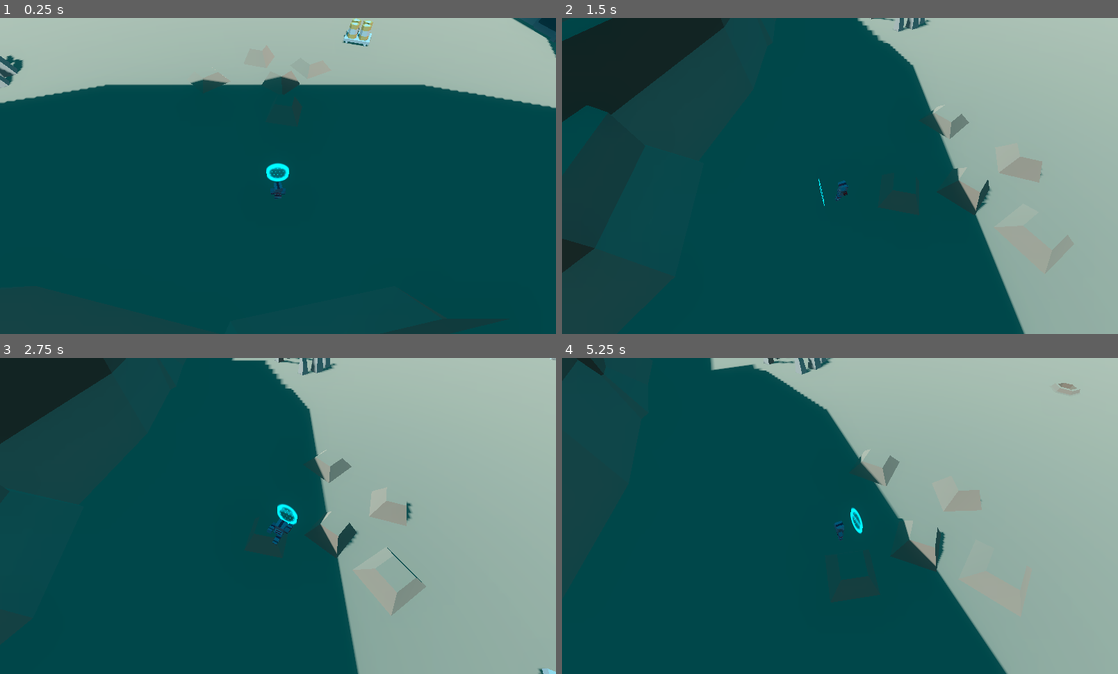
Above: before the commit, frames 1-4 (two rows, left to right).
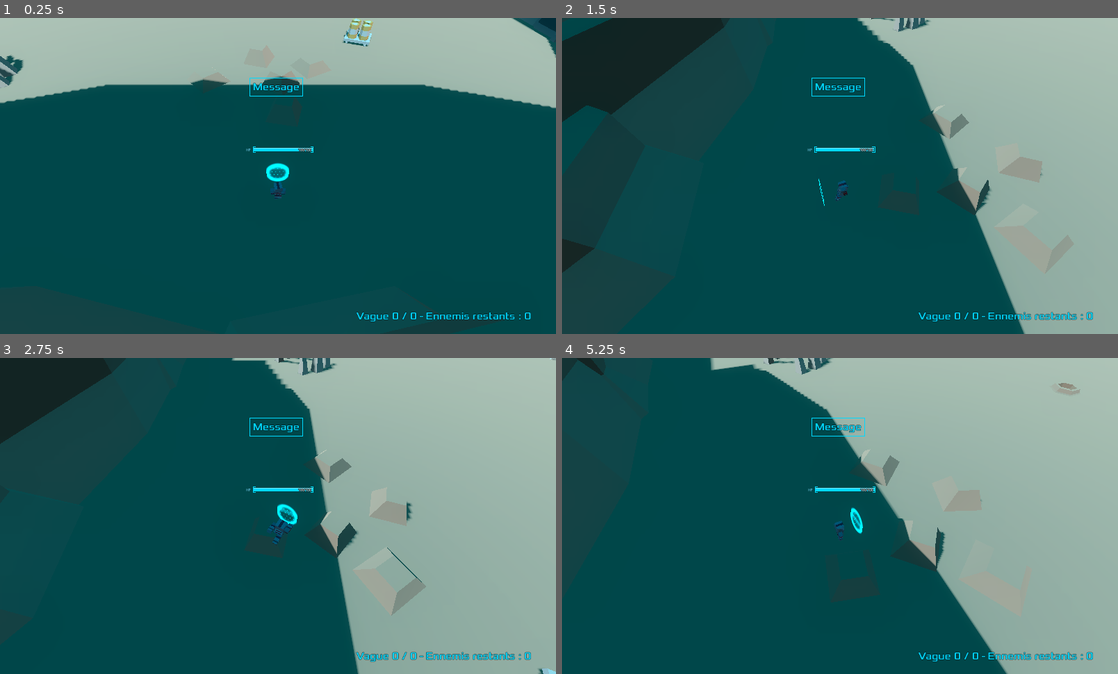
Above: after the commit, the same moments.

Repository: RayL4D/Rebound-Protocol
Game: Godot game, scene res://scenes/levels/arena_base.tscn
Two runs of this game, one before a commit and one after it. Both use one fixed random seed, a clock stepped at 60 frames per second and the inputs below.
Inputs (mouse positions are in pixels of both pictures, inside the frame that each line leads up to):
- Up to frame 1 (0.25 s): no input
- Up to frame 2 (1.5 s): tap Enter at 0.5 s; move the mouse to (962, 160) at 0.52 s; hold D (move_right) 0.53-1.25 s; tap Q (cam_orbit_left) at 0.6 s; click (962, 160) at 0.67 s; tap Space (jump) at 0.77 s; drag from (728, 191) to (812, 239) at 1.27 s
- Up to frame 3 (2.75 s): tap Space (jump) at 2 s; move the mouse to (333, 446) at 2.02 s; hold D (move_right) from 2.03 s (still down); click (333, 446) at 2.1 s
- Up to frame 4 (5.25 s): release D (move_right) at 2.75 s; drag from (812, 579) to (673, 468) at 2.77 s; tap Enter at 3.5 s; move the mouse to (1006, 563) at 3.52 s; hold A (move_left) 3.53-4.25 s; tap E (cam_orbit_right) at 3.6 s; tap Space (jump) at 3.77 s; drag from (673, 468) to (756, 437) at 4.27 s; move the mouse to (867, 516) at 5.02 s; hold S (move_backward) from 5.03 s (still down); tap Q (cam_orbit_left) at 5.1 s; click (867, 516) at 5.17 s

The runs differ from the first frame. In frame 1, 0.6% of the frame differs, in the area x 44-96%, y 18-97%; in frame 2, 0.7%; in frame 3, 0.7%; in frame 4, 0.7%.
Error before the commit: Cannot call method 'get_node_or_null' on a null value. (res://scripts/levels/arena_base.gd:16)
Error after the commit: Attempt to call function 'setup' in base 'null instance' on a null instance. (res://scripts/levels/arena_base.gd:35)

Commit message:
Modification of HUD (New font, new color, visual upgrade...)

Diff:
--- a/scenes/ui/HUD.tscn
+++ b/scenes/ui/HUD.tscn
@@ -1,10 +1,42 @@
-[gd_scene format=3 uid="uid://c7a5yullmt606"]
+[gd_scene format=3 uid="uid://chm01swb33150"]
 
 [ext_resource type="Script" uid="uid://cnc1o5a4j1cp0" path="res://scripts/ui/HUD.gd" id="1_kw0id"]
-[ext_resource type="FontFile" uid="uid://b21was6vhbavk" path="res://ui_theme/fonts/Kenney Future.ttf" id="2_atyv1"]
+[ext_resource type="FontFile" uid="uid://ci0o36dhvuhqf" path="res://ui_theme/fonts/Xolonium-Regular.ttf" id="2_atyv1"]
+
+[sub_resource type="StyleBoxFlat" id="StyleBoxFlat_atyv1"]
+bg_color = Color(0.6, 0.6, 0.6, 0)
+border_width_left = 2
+border_width_top = 2
+border_width_right = 2
+border_width_bottom = 2
+border_color = Color(0, 0.8509804, 1, 1)
+expand_margin_left = 5.0
+expand_margin_top = 5.0
+expand_margin_right = 5.0
+expand_margin_bottom = 5.0
+shadow_color = Color(0, 0, 0, 1)
+shadow_offset = Vector2(2, 2)
+
+[sub_resource type="LabelSettings" id="LabelSettings_rnyu1"]
+font = ExtResource("2_atyv1")
+font_size = 20
+font_color = Color(0, 0.8509804, 1, 1)
+outline_size = 2
+outline_color = Color(0, 0, 0, 1)
 
 [sub_resource type="LabelSettings" id="LabelSettings_6ll6g"]
 font = ExtResource("2_atyv1")
+font_size = 20
+font_color = Color(0, 0.8509804, 1, 1)
+outline_size = 2
+outline_color = Color(0, 0, 0, 1)
+
+[sub_resource type="LabelSettings" id="LabelSettings_ig75s"]
+font = ExtResource("2_atyv1")
+font_size = 20
+font_color = Color(0, 0.8509804, 1, 1)
+outline_size = 2
+outline_color = Color(0, 0, 0, 1)
 
 [node name="HUD" type="CanvasLayer" unique_id=1994348935]
 script = ExtResource("1_kw0id")
@@ -14,49 +46,55 @@
 anchors_preset = 15
 anchor_right = 1.0
 anchor_bottom = 1.0
-offset_right = -1112.0
-offset_bottom = -608.0
+offset_right = -1.0
+offset_bottom = 1.0
 grow_horizontal = 2
 grow_vertical = 2
-
-[node name="WaveLabel" type="Label" parent="WaveContainer" unique_id=355252361]
-unique_name_in_owner = true
-layout_mode = 0
-offset_left = 1019.0
-offset_top = 14.0
-offset_right = 1177.0
-offset_bottom = 105.0
-text = "Vague 1 / 3"
-label_settings = SubResource("LabelSettings_6ll6g")
 
 [node name="MessageLabel" type="Label" parent="WaveContainer" unique_id=1425318128]
 unique_name_in_owner = true
 layout_mode = 1
-anchors_preset = 8
+anchors_preset = 5
 anchor_left = 0.5
-anchor_top = 0.5
 anchor_right = 0.5
-anchor_bottom = 0.5
-offset_left = 277.0
-offset_top = 164.0
-offset_right = 784.0
-offset_bottom = 411.0
+offset_left = -53.0
+offset_top = 127.0
+offset_right = 47.0
+offset_bottom = 156.0
 grow_horizontal = 2
-grow_vertical = 2
-text = " "
+theme_override_styles/normal = SubResource("StyleBoxFlat_atyv1")
+text = "Message"
+label_settings = SubResource("LabelSettings_rnyu1")
+horizontal_alignment = 1
 
-[node name="EnemiesLabel" type="Label" parent="WaveContainer" unique_id=1107192269]
-unique_name_in_owner = true
+[node name="GridContainer" type="GridContainer" parent="WaveContainer" unique_id=209939069]
 layout_mode = 1
 anchors_preset = 3
 anchor_left = 1.0
 anchor_top = 1.0
 anchor_right = 1.0
 anchor_bottom = 1.0
-offset_left = 987.0
-offset_top = 550.0
-offset_right = 1075.0
-offset_bottom = 599.0
+offset_left = -408.0
+offset_top = -50.0
 grow_horizontal = 0
 grow_vertical = 0
-text = "Ennemis : 0"
+columns = 3
+
+[node name="WaveLabel" type="Label" parent="WaveContainer/GridContainer" unique_id=355252361]
+unique_name_in_owner = true
+layout_mode = 2
+text = "Vague 0 / 0"
+label_settings = SubResource("LabelSettings_6ll6g")
+horizontal_alignment = 2
+
+[node name="Separator" type="Label" parent="WaveContainer/GridContainer" unique_id=883040629]
+layout_mode = 2
+text = "-"
+label_settings = SubResource("LabelSettings_ig75s")
+horizontal_alignment = 1
+
+[node name="EnemiesLabel" type="Label" parent="WaveContainer/GridContainer" unique_id=1107192269]
+unique_name_in_owner = true
+layout_mode = 2
+text = "Ennemis restants : 0"
+label_settings = SubResource("LabelSettings_ig75s")
